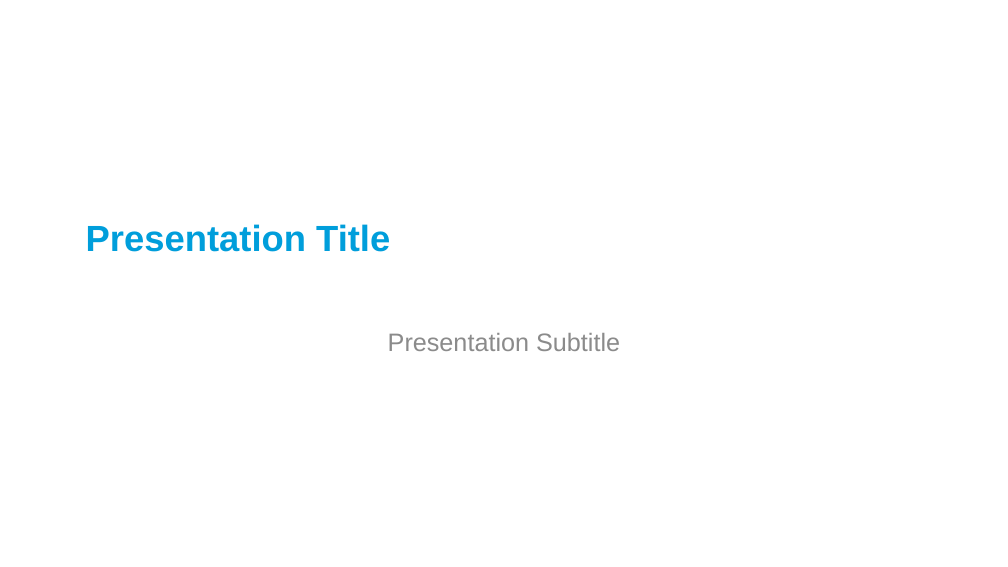
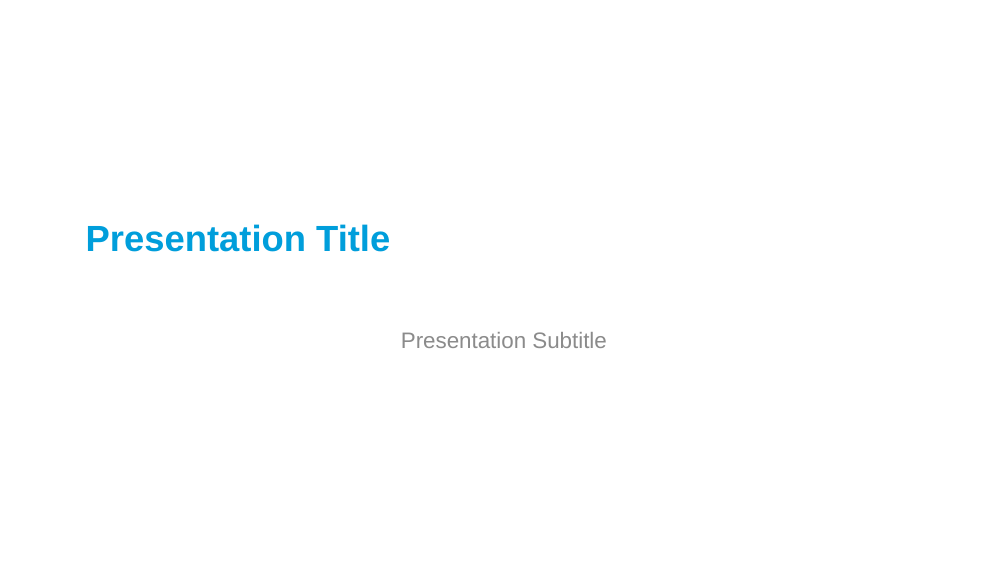
Before and after one commit to renatovargas/pan-ecirc, a slide deck: slide 1 of assets/reference.pptx. Drawn at 1008x567 pixels with LibreOffice and Linux fonts; fonts in the diff are those of the drawing. Boxes give left, top, right and bottom in pixels: in the first picture for what was removed or moved away, otherwise in the second. Text is boxed around its words. In the diff, an @@ line names an element or a change of style, - is before the commit and + after.

```diff
--- a/assets/reference.pptx
+++ b/assets/reference.pptx
@@ subtitle "Presentation Subtitle" at <box>401,332,606,348</box>: size 18 to 16 pt @@
```
Also in this commit, not shown: 2 other slides changed, 12 other files.
